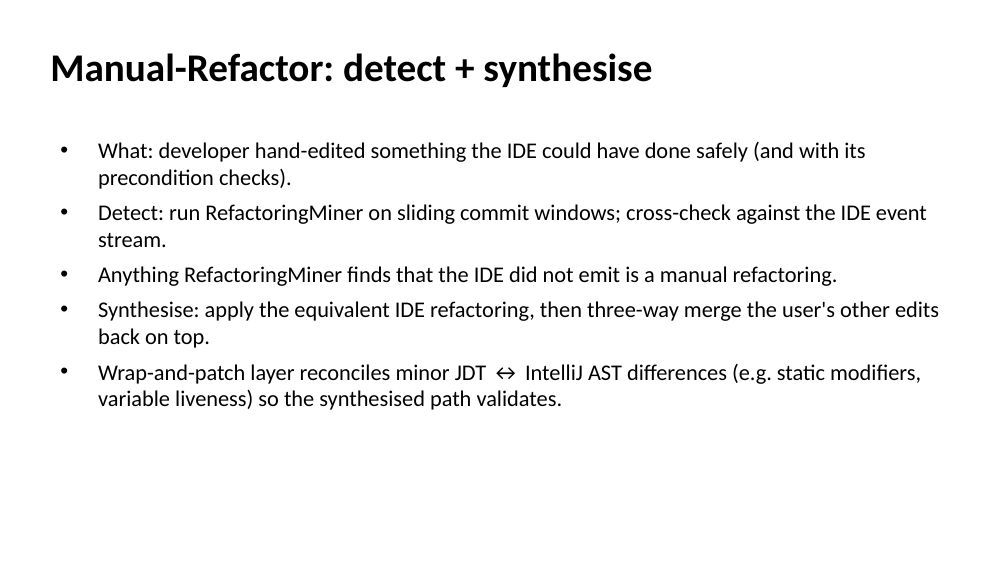
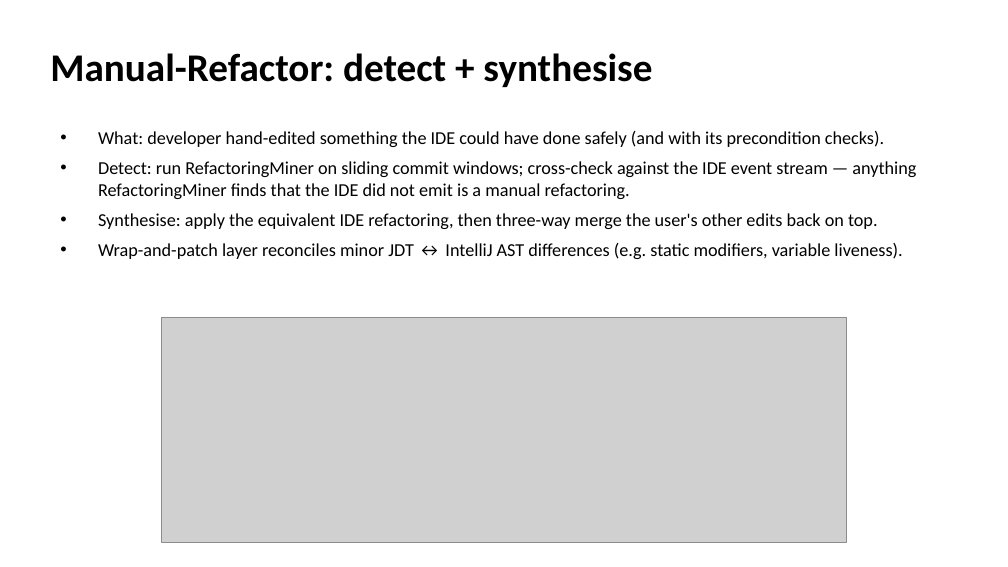
Before and after one commit to EthanHosier/fyp, a slide deck: slide 12 of presentation/slides.pptx (slide 10 before the commit). Drawn at 1008x567 pixels with LibreOffice and Linux fonts; fonts in the diff are those of the drawing; grey boxes stand for pictures. Boxes give left, top, right and bottom in pixels: in the first picture for what was removed or moved away, otherwise in the second. Text is boxed around its words. In the diff, an @@ line names an element or a change of style, - is before the commit and + after.

```diff
--- a/presentation/slides.pptx
+++ b/presentation/slides.pptx
@@ text "What: developer hand-edited something the ...": place and size @@
-text "What: developer hand-edited something the ..." at (98,142,939,410)
+text "What: developer hand-edited something the ..." at (98,131,916,259)
@@ text at (98,131,884,229): size 16 to 13 pt in "What: developer hand-edited something the IDE could ...", "Synthesise: apply the equivalent IDE refactoring, then ..." @@
@@ text at (98,161,916,199): text changed; size 16 to 13 pt @@
-• Detect: run RefactoringMiner on sliding commit windows; cross-check against the IDE event stream.
-• Anything RefactoringMiner finds that the IDE did not emit is a manual refactoring.
+• Detect: run RefactoringMiner on sliding commit windows; cross-check against the IDE event stream — anything RefactoringMiner finds that the IDE did not emit is a manual refactoring.
@@ text at (98,243,902,259): text changed; size 16 to 13 pt @@
-• Wrap-and-patch layer reconciles minor JDT ↔ IntelliJ AST differences (e.g. static modifiers, variable liveness) so the synthesised path validates.
+• Wrap-and-patch layer reconciles minor JDT ↔ IntelliJ AST differences (e.g. static modifiers, variable liveness).
@@ picture added at (161,318,847,542) @@
```
Also in this commit, not shown: 13 other slides changed, 5 slides added, 3 slides removed, 6 other files.
